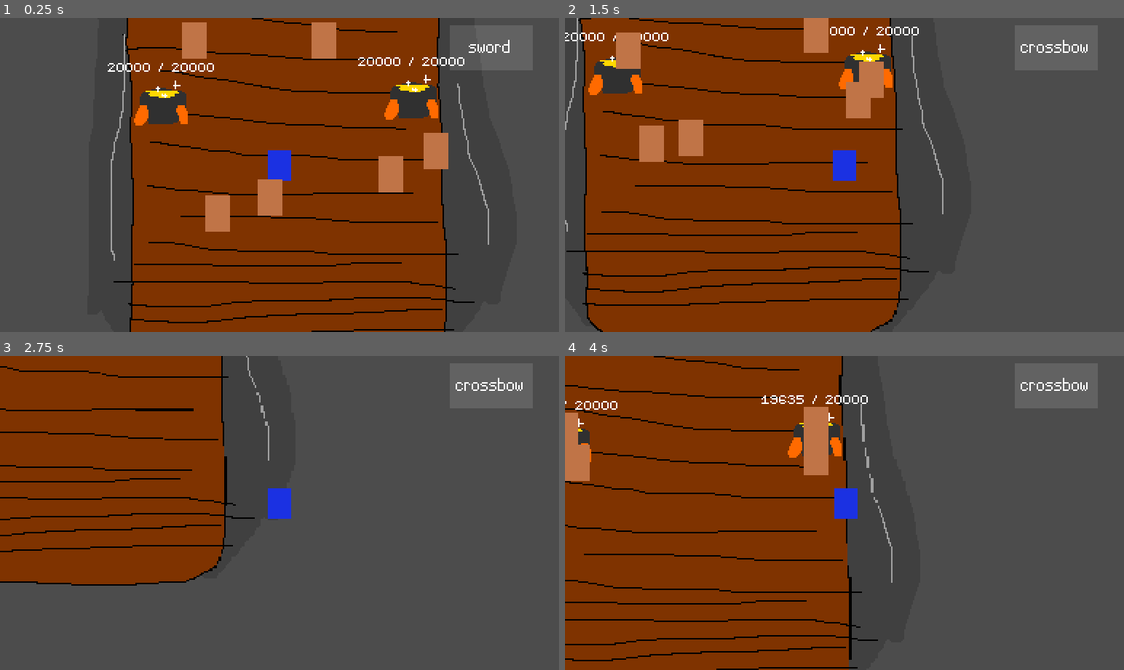
Above: before the commit, frames 1-4 (two rows, left to right).
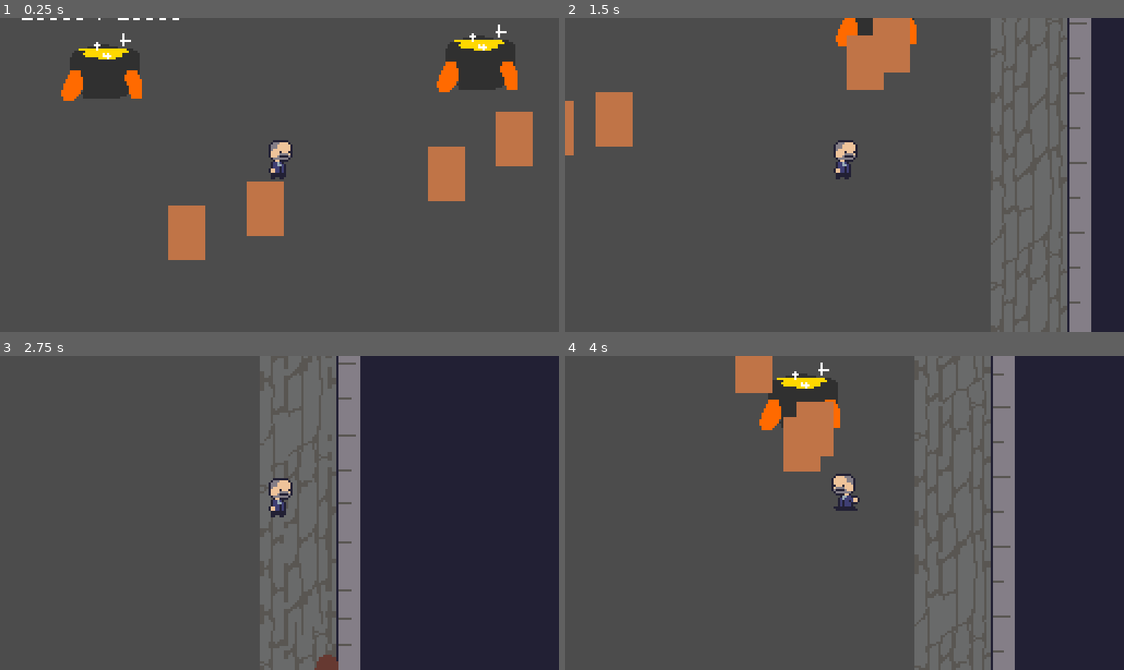
Above: after the commit, the same moments.

Repository: jiink/treasury-trouble
Game: Godot game, scene res://treasury.tscn
Two runs of this game, one before a commit and one after it. Both use one fixed random seed, a clock stepped at 60 frames per second and the inputs below.
Inputs (mouse positions are in pixels of both pictures, inside the frame that each line leads up to):
- Up to frame 1 (0.25 s): no input
- Up to frame 2 (1.5 s): move the mouse to (967, 159) at 0.52 s; hold D (right) 0.53-1.28 s; tap Space (a) at 0.6 s; click (967, 159) at 0.8 s; move the mouse to (732, 190) at 1.27 s; hold S (down) from 1.28 s (still down); click (732, 190) at 1.35 s
- Up to frame 3 (2.75 s): tap Space (a) at 1.55, 2.1 s; move the mouse to (335, 443) at 2.02 s; release S (down) at 2.03 s; hold D (right) from 2.03 s (still down); click (335, 443) at 2.3 s
- Up to frame 4 (4 s): move the mouse to (816, 575) at 2.77 s; release D (right) at 2.78 s; hold W (up) 2.78-3.53 s; click (816, 575) at 2.85 s; tap Space (a) at 3.05, 3.6 s; move the mouse to (1012, 560) at 3.52 s; hold A (left) from 3.53 s (still down); click (1012, 560) at 3.8 s

The runs differ from the first frame. In frame 1, 60% of the frame differs, in the area x 3-96%, y 0-100%; in frame 2, 76%; in frame 3, 79%; in frame 4, 84%, in the area x 0-100%, y 0-100%.

Commit message:
sprites, player sprites, moving, yeah, room sprite

Diff:
--- a/foes/bandit.gd
+++ b/foes/bandit.gd
@@ -1,9 +1,11 @@
 extends KinematicBody2D
 
 var velocity
-export(float) var speed = 40
+export(float) var speed = 25
+export(bool) var enabled = true
 
 enum{
+	STOPPED,
 	CHASING,
 	START_COLLECTING,
 	COLLECTING,
@@ -12,20 +14,28 @@
 
 var target
 
+var max_hp = 6
+var hp = max_hp
+
+
 func _ready():
-	state = CHASING
+	state = CHASING if enabled else STOPPED
 	$grab_zone.connect("body_entered", self, "on_body_enter")
 	$grab_zone/grab_timer.connect("timeout", self, "grab_timer_timeout")
 	target = find_goldpot()
 
 func _process(delta):
-	if target != null:
-		look_at(target.position)
-	velocity = Vector2(1, 0).rotated(rotation) * speed
-	rotation = 0
-	velocity = move_and_slide(velocity)
+	if state == STOPPED:
+		pass
 
-	if state == START_COLLECTING:
+	elif state == CHASING:
+		if target != null:
+			look_at(target.position)
+		velocity = Vector2(1, 0).rotated(rotation) * speed
+		rotation = 0
+		velocity = move_and_slide(velocity)
+
+	elif state == START_COLLECTING:
 		state = COLLECTING
 		$grab_zone/grab_timer.start(1)
 
@@ -41,12 +51,21 @@
 	return nearest_goldpot
 
 func on_body_enter(body):
-	if body.get_owner().name.begins_with("goldpot"):
+	if body.get_owner().is_in_group("goldpots"):
 		state = START_COLLECTING
 
 func on_body_exit(body):
-	if body.get_owner().name.begins_with("goldpot"):
+	if body.get_owner().is_in_group("goldpots"):
 		state = CHASING
 
 func grab_timer_timeout():
 	target.remove_money(73)
+
+func get_hurt(d):
+	hp -= d
+	print("%s got hurt" % name)
+	if hp <= 0:
+		die()
+
+func die():
+	queue_free()
--- a/foes/bandit.tscn
+++ b/foes/bandit.tscn
@@ -8,9 +8,10 @@
 [sub_resource type="RectangleShape2D" id=2]
 extents = Vector2( 16, 10 )
 
-[node name="bandit" type="KinematicBody2D"]
+[node name="bandit" type="KinematicBody2D" groups=[
+"foes",
+]]
 script = ExtResource( 1 )
-speed = 25.0
 
 [node name="ColorRect" type="ColorRect" parent="."]
 margin_left = -8.0
--- a/player/movement.gd
+++ b/player/movement.gd
@@ -10,6 +10,7 @@
 var frozen = false
 
 onready var target = get_node("..")
+onready var aspr = target.get_node("sprite")
 
 func _process(delta):
 	if not frozen:
@@ -21,11 +22,16 @@
 	var movement = motion * speed
 	target.move_and_slide(movement)
 
-#	if motion.length() > 0:
-#		$AnimatedSprite.playing = true
-#	else:
-#		$AnimatedSprite.playing = false
-#		$AnimatedSprite.frame = 0
+#	print(direction)
+#	match direction:
+#		"rightdown" or "down" or "right":
+#			aspr.animation = "frontright"
+#		"leftdown" or "left":
+#			aspr.animation = "frontleft"
+#		"rightup" or "up":
+#			aspr.animation = "backright"
+#		"leftup":
+#			aspr.animation = "backleft"
 
 func get_inputs(delta):
 	#motion = Vector2(0, 0)
@@ -34,16 +40,22 @@
 	if Input.is_action_pressed("down"):
 		motion.y += 1
 
+
 	if Input.is_action_pressed("left"):
 		motion.x -= 1
+		aspr.animation = "frontleft"
 	if Input.is_action_pressed("right"):
 		motion.x += 1
+		aspr.animation = "frontright"
 
 	speed = clamp(speed, 0, max_speed)
 	if Input.is_action_pressed("right") or Input.is_action_pressed("up") or Input.is_action_pressed("left") or Input.is_action_pressed("down"):
 		speed += accel
+		aspr.playing = true
 	else:
 		speed *= friction
+		aspr.playing = false
+		aspr.frame = 0
 
 	match motion:
 		Vector2(0, -1):
--- a/player/player.gd
+++ b/player/player.gd
@@ -3,6 +3,9 @@
 var weapons = ["sword", "crossbow"]
 var wep_i = 0
 var weapon = weapons[wep_i]
+var damage = 3
+var swing_delay = 0.3
+
 
 func _process(delta):
 	if Input.is_action_just_released("a"):
@@ -13,8 +16,9 @@
 	weapon = weapons[wep_i]
 
 	if Input.is_action_just_released("primary"):
-		if weapon == "sword":
+		if weapon == "sword" and $sweep_box/timer.is_stopped():
 			attack_melee()
+			$sweep_box/timer.start(swing_delay)
 
 func attack_melee():
 	$sweep_box.wake()
--- a/player/player.tscn
+++ b/player/player.tscn
@@ -1,20 +1,73 @@
-[gd_scene load_steps=6 format=2]
+[gd_scene load_steps=24 format=2]
 
 [ext_resource path="res://player/player.gd" type="Script" id=1]
-[ext_resource path="res://player/movement.gd" type="Script" id=2]
-[ext_resource path="res://player/sweep_box.gd" type="Script" id=3]
+[ext_resource path="res://player/sprites/ceo_run_frontright1.png" type="Texture" id=2]
+[ext_resource path="res://player/sprites/ceo_run_frontright2.png" type="Texture" id=3]
+[ext_resource path="res://player/sprites/ceo_run_frontright3.png" type="Texture" id=4]
+[ext_resource path="res://player/sprites/ceo_run_backleft1.png" type="Texture" id=5]
+[ext_resource path="res://player/sprites/ceo_run_backleft2.png" type="Texture" id=6]
+[ext_resource path="res://player/sprites/ceo_run_backleft3.png" type="Texture" id=7]
+[ext_resource path="res://player/sprites/ceo_run_backright1.png" type="Texture" id=8]
+[ext_resource path="res://player/sprites/ceo_run_backright2.png" type="Texture" id=9]
+[ext_resource path="res://player/sprites/ceo_run_backright3.png" type="Texture" id=10]
+[ext_resource path="res://player/sprites/ceo_run_frontleft1.png" type="Texture" id=11]
+[ext_resource path="res://player/sprites/ceo_run_frontleft2.png" type="Texture" id=12]
+[ext_resource path="res://player/sprites/ceo_run_frontleft3.png" type="Texture" id=13]
+[ext_resource path="res://player/movement.gd" type="Script" id=14]
+[ext_resource path="res://player/sweep_box.gd" type="Script" id=15]
+[ext_resource path="res://player/sprites/sweep4.png" type="Texture" id=16]
+[ext_resource path="res://player/sprites/sweep1.png" type="Texture" id=17]
+[ext_resource path="res://player/sprites/sweep2.png" type="Texture" id=18]
+[ext_resource path="res://player/sprites/sweep3.png" type="Texture" id=19]
 
-[sub_resource type="CapsuleShape2D" id=3]
+[sub_resource type="SpriteFrames" id=3]
+animations = [ {
+"frames": [ ExtResource( 2 ), ExtResource( 3 ), ExtResource( 4 ) ],
+"loop": true,
+"name": "frontright",
+"speed": 10.0
+}, {
+"frames": [ ExtResource( 5 ), ExtResource( 6 ), ExtResource( 7 ) ],
+"loop": true,
+"name": "backleft",
+"speed": 10.0
+}, {
+"frames": [ ExtResource( 8 ), ExtResource( 9 ), ExtResource( 10 ) ],
+"loop": true,
+"name": "backright",
+"speed": 10.0
+}, {
+"frames": [ ExtResource( 11 ), ExtResource( 12 ), ExtResource( 13 ) ],
+"loop": true,
+"name": "frontleft",
+"speed": 10.0
+} ]
+
+[sub_resource type="CapsuleShape2D" id=1]
 radius = 3.0
 height = 10.0
 
 [sub_resource type="RectangleShape2D" id=2]
-extents = Vector2( 9, 13 )
+extents = Vector2( 13.703, 20.8282 )
+
+[sub_resource type="SpriteFrames" id=4]
+animations = [ {
+"frames": [ ExtResource( 16 ), ExtResource( 17 ), ExtResource( 18 ), ExtResource( 19 ), ExtResource( 16 ) ],
+"loop": false,
+"name": "default",
+"speed": 20.0
+} ]
 
 [node name="player" type="KinematicBody2D"]
 script = ExtResource( 1 )
 
+[node name="sprite" type="AnimatedSprite" parent="."]
+position = Vector2( 0, -9 )
+frames = SubResource( 3 )
+animation = "frontright"
+
 [node name="ColorRect" type="ColorRect" parent="."]
+visible = false
 margin_left = -8.0
 margin_top = -17.0
 margin_right = 8.0
@@ -25,35 +78,40 @@
 [node name="CollisionShape2D" type="CollisionShape2D" parent="."]
 position = Vector2( 0, 1 )
 rotation = 1.5708
-shape = SubResource( 3 )
+shape = SubResource( 1 )
 
 [node name="movement" type="Node" parent="."]
-script = ExtResource( 2 )
+script = ExtResource( 14 )
 
 [node name="wep_holder" type="Node2D" parent="."]
 
 [node name="sweep_box" type="Node2D" parent="."]
-editor/display_folded = true
-script = ExtResource( 3 )
+script = ExtResource( 15 )
 
 [node name="ColorRect" type="ColorRect" parent="sweep_box"]
+visible = false
 margin_left = 9.0
-margin_top = -12.0
-margin_right = 26.0
-margin_bottom = 13.0
+margin_top = -21.0
+margin_right = 36.0
+margin_bottom = 20.0
 color = Color( 0.705882, 0.188235, 0.188235, 0.576471 )
 
-[node name="Area2D" type="Area2D" parent="sweep_box"]
-position = Vector2( 16, 0 )
+[node name="area" type="Area2D" parent="sweep_box"]
+position = Vector2( 22.1, 0 )
 __meta__ = {
 "_edit_group_": true
 }
 
-[node name="CollisionShape2D" type="CollisionShape2D" parent="sweep_box/Area2D"]
+[node name="CollisionShape2D" type="CollisionShape2D" parent="sweep_box/area"]
 shape = SubResource( 2 )
 
 [node name="timer" type="Timer" parent="sweep_box"]
 wait_time = 0.3
 one_shot = true
 
+[node name="sprite" type="AnimatedSprite" parent="sweep_box"]
+position = Vector2( 21, -3 )
+frames = SubResource( 4 )
+frame = 4
+
 [connection signal="timeout" from="sweep_box/timer" to="sweep_box" method="_on_timer_timeout"]
--- a/player/sweep_box.gd
+++ b/player/sweep_box.gd
@@ -7,12 +7,19 @@
 	visible = true
 	look_at(get_global_mouse_position())
 
-	$Area2D.monitoring = true
-	$Area2D.monitorable = true
+#	$area.monitoring = true
+#	$area.monitorable = true
 
 	$timer.start(0.3)
 
+	for body in $area.get_overlapping_bodies():
+		if body.is_in_group("foes"):
+			body.get_hurt($"..".damage)
+
+	$sprite.frame = 0
+	$sprite.playing = true
+
 func _on_timer_timeout():
-	$Area2D.monitoring = false
-	$Area2D.monitorable = false
+#	$area.monitoring = false
+#	$area.monitorable = false
 	visible = false
--- a/project.godot
+++ b/project.godot
@@ -28,10 +28,10 @@
 
 [display]
 
-window/size/width=384
-window/size/height=216
-window/size/test_width=768
-window/size/test_height=432
+window/size/width=256
+window/size/height=144
+window/size/test_width=1152
+window/size/test_height=648
 window/stretch/mode="viewport"
 window/stretch/aspect="keep"
 
--- a/treasury.tscn
+++ b/treasury.tscn
@@ -1,53 +1,74 @@
-[gd_scene load_steps=9 format=2]
+[gd_scene load_steps=11 format=2]
 
 [ext_resource path="res://treasury.gd" type="Script" id=1]
-[ext_resource path="res://room/room.png" type="Texture" id=2]
-[ext_resource path="res://player/player.tscn" type="PackedScene" id=3]
-[ext_resource path="res://room/goldpot/goldpot.tscn" type="PackedScene" id=4]
-[ext_resource path="res://foes/bandit.tscn" type="PackedScene" id=5]
-[ext_resource path="res://fonts/small.tres" type="DynamicFont" id=6]
-[ext_resource path="res://equipped_wep.gd" type="Script" id=7]
-[ext_resource path="res://Camera2D.gd" type="Script" id=8]
+[ext_resource path="res://room/woodfloor.png" type="Texture" id=2]
+[ext_resource path="res://room/room1.png" type="Texture" id=3]
+[ext_resource path="res://player/player.tscn" type="PackedScene" id=4]
+[ext_resource path="res://room/goldpot/goldpot.tscn" type="PackedScene" id=5]
+[ext_resource path="res://foes/bandit.tscn" type="PackedScene" id=6]
+[ext_resource path="res://fonts/small.tres" type="DynamicFont" id=7]
+[ext_resource path="res://equipped_wep.gd" type="Script" id=8]
+[ext_resource path="res://Camera2D.gd" type="Script" id=9]
+
+[sub_resource type="TileSet" id=1]
+0/name = "woodfloor.png 0"
+0/texture = ExtResource( 2 )
+0/tex_offset = Vector2( 0, 0 )
+0/modulate = Color( 1, 1, 1, 1 )
+0/region = Rect2( 0, 0, 16, 16 )
+0/tile_mode = 0
+0/occluder_offset = Vector2( 0, 0 )
+0/navigation_offset = Vector2( 0, 0 )
+0/shapes = [  ]
+0/z_index = 0
 
 [node name="treasury" type="Node"]
 script = ExtResource( 1 )
 
-[node name="room" type="Sprite" parent="."]
-position = Vector2( 14, -28 )
-texture = ExtResource( 2 )
+[node name="ColorRect" type="ColorRect" parent="."]
+visible = false
+margin_left = -114.0
+margin_top = -381.0
+margin_right = 529.0
+margin_bottom = 239.0
 
 [node name="floor" type="TileMap" parent="."]
+tile_set = SubResource( 1 )
 cell_size = Vector2( 16, 16 )
 format = 1
 
+[node name="room1" type="Sprite" parent="."]
+position = Vector2( 21, -128 )
+texture = ExtResource( 3 )
+
 [node name="sort" type="YSort" parent="."]
 
-[node name="player" parent="sort" instance=ExtResource( 3 )]
+[node name="player" parent="sort" instance=ExtResource( 4 )]
 
-[node name="goldpot" parent="sort" instance=ExtResource( 4 )]
+[node name="goldpot" parent="sort" instance=ExtResource( 5 )]
 position = Vector2( 91, -44 )
 
-[node name="goldpot2" parent="sort" instance=ExtResource( 4 )]
+[node name="goldpot2" parent="sort" instance=ExtResource( 5 )]
 position = Vector2( -81, -40 )
 
 [node name="foes" type="Node" parent="sort"]
 
-[node name="bandit" parent="sort/foes" instance=ExtResource( 5 )]
+[node name="bandit" parent="sort/foes" instance=ExtResource( 6 )]
 position = Vector2( 25, -87 )
 
-[node name="bandit2" parent="sort/foes" instance=ExtResource( 5 )]
+[node name="bandit2" parent="sort/foes" instance=ExtResource( 6 )]
 position = Vector2( -56, -90 )
 
-[node name="bandit3" parent="sort/foes" instance=ExtResource( 5 )]
+[node name="bandit3" parent="sort/foes" instance=ExtResource( 6 )]
 position = Vector2( 74, 14 )
 
-[node name="bandit4" parent="sort/foes" instance=ExtResource( 5 )]
+[node name="bandit4" parent="sort/foes" instance=ExtResource( 6 )]
 position = Vector2( 109, -2 )
 
-[node name="bandit5" parent="sort/foes" instance=ExtResource( 5 )]
+[node name="bandit5" parent="sort/foes" instance=ExtResource( 6 )]
 position = Vector2( -40, 41 )
 
-[node name="bandit6" parent="sort/foes" instance=ExtResource( 5 )]
+[node name="bandit6" parent="sort/foes" instance=ExtResource( 6 )]
 position = Vector2( -2, 28 )
 
 [node name="hud" type="CanvasLayer" parent="."]
Binary file added: player/sprites/ceo_run_backleft1.png
Not shown, added: player/sprites/ceo_run_backleft1.png.import
Binary file added: player/sprites/ceo_run_backleft2.png
Not shown, added: player/sprites/ceo_run_backleft2.png.import
Binary file added: player/sprites/ceo_run_backleft3.png
Not shown, added: player/sprites/ceo_run_backleft3.png.import
Binary file added: player/sprites/ceo_run_backright1.png
Not shown, added: player/sprites/ceo_run_backright1.png.import
Binary file added: player/sprites/ceo_run_backright2.png
Not shown, added: player/sprites/ceo_run_backright2.png.import
Binary file added: player/sprites/ceo_run_backright3.png
Not shown, added: player/sprites/ceo_run_backright3.png.import
(and 27 more such lines)
